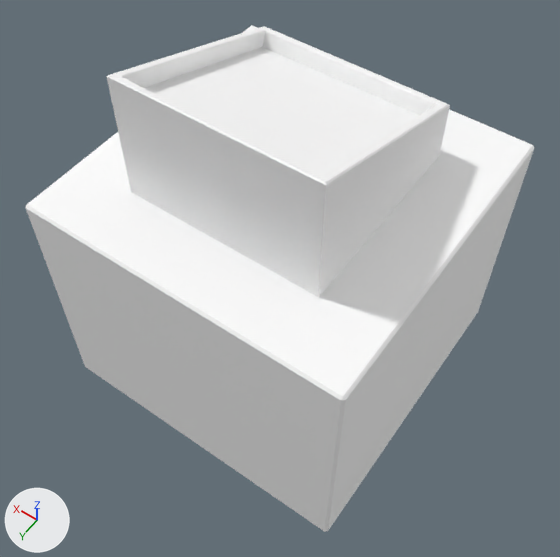
The glTF model models_final_room/vitrine.glb as it was, and as the next commit left it.
Before and after are seen from a 50 mm lens placed at (-0.869, 1.255, 2.289), pointed at (-0.053, 0.112, 0.494). Arrows for +X, +Y and +Z are at lower left; the lights stay in place. The older version comes first. Where no turn or scale is listed for an object, it has been applied to the vertices.

Names of what the first picture shows: 'Vitrina_Joyas_MayolicPedestal_Tex_0', 'Vitrina_Joyas_SostenedorJoyas_Tex_0'.
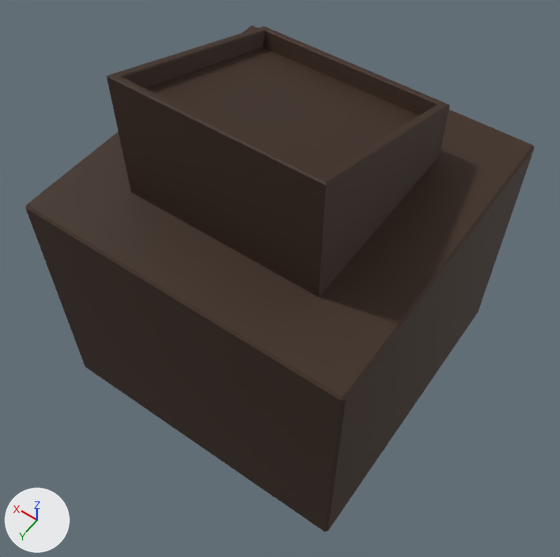
Location of each change, (x1, y1, x2, y2) in pixels of the pictures (560 x 557 px):
'Vitrina_Joyas_MayolicPedestal_Tex_0', recoloured (white to brown)
    both: (26, 25, 534, 532)
'Vitrina_Joyas_SostenedorJoyas_Tex_0', recoloured (white to brown)
    both: (106, 26, 450, 297)

Patch to the scene script:
```diff
--- a/models_final_room/vitrine.glb.py
+++ b/models_final_room/vitrine.glb.py
@@ mat_mayolicpedestal_tex @@
 mat_mayolicpedestal_tex = principled_material('MayolicPedestal_Tex')
-mat_mayolicpedestal_tex.base_color = (1.0, 1.0, 1.0)  # white #ffffff
+mat_mayolicpedestal_tex.base_color = (0.0423, 0.0194, 0.00913)  # brown #3a2618
 mat_mayolicpedestal_tex.roughness = 0.7
@@ mat_sostenedorjoyas_tex @@
 mat_sostenedorjoyas_tex = principled_material('SostenedorJoyas_Tex')
-mat_sostenedorjoyas_tex.base_color = (1.0, 1.0, 1.0)  # white #ffffff
+mat_sostenedorjoyas_tex.base_color = (0.0423, 0.0194, 0.00913)  # brown #3a2618
 mat_sostenedorjoyas_tex.roughness = 0.7
```
